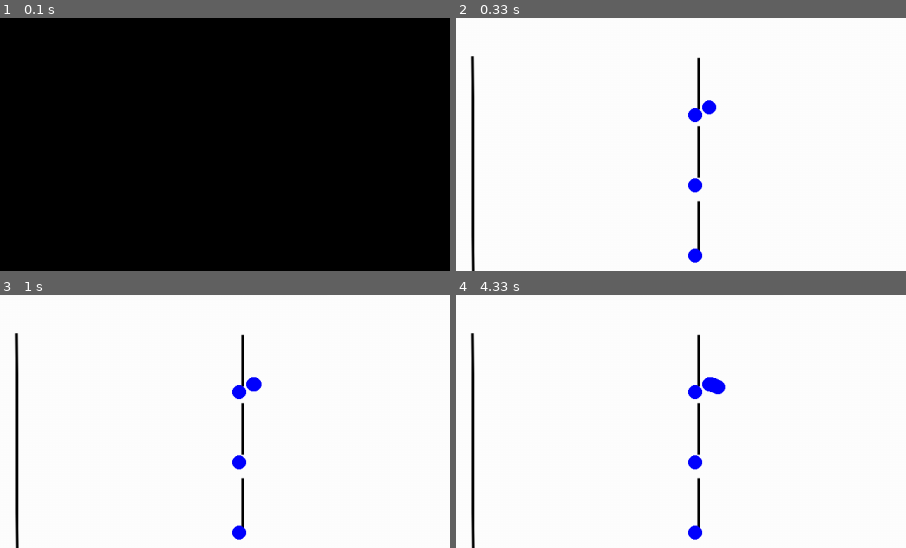
Above: before the commit, frames 1-4 (two rows, left to right).
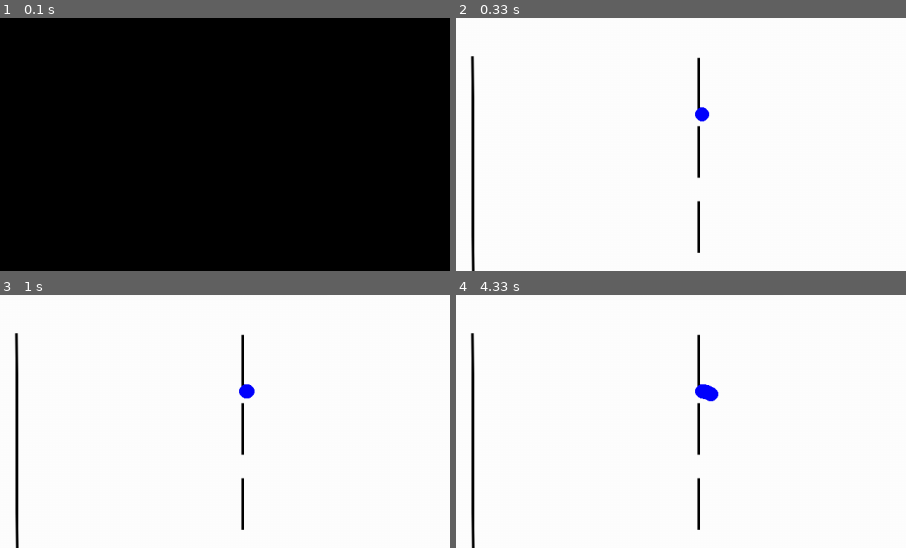
Above: after the commit, the same moments.

Repository: DulceBucio/SimuladorMariotte
Game: pygame game, started from simuladorpygame.py
Two runs of this game, one before a commit and one after it. Both use one fixed random seed, a clock stepped at 60 frames per second and the inputs below.
Inputs:
- Up to frame 1 (0.1 s): no input
- Up to frame 2 (0.33 s): no input
- Up to frame 3 (1 s): no input
- Up to frame 4 (4.33 s): no input
The pictures show only the part of the screen within x 50-100%, y 34-84%; the shares and areas given below are measured in that part.

Frame 1 is identical in both runs. In frame 2, 0.6% of the frame differs, in the area x 51-58%, y 32-97%; in frame 3, 0.6%; in frame 4, 0.8%, in the area x 51-60%, y 32-97%.

Commit message:
no esta jalando me voy a matar

Diff:
--- a/simuladorpygame.py
+++ b/simuladorpygame.py
@@ -7,7 +7,7 @@
 fondo =  transform.scale(image.load("fondo1.jpg"), (1280,720))
 
 def coord(altura, angulo):
-        alturan = 720 - altura
+        alturan = 720 - altura - 10
         theta = math.pi / 4   # Ángulo de lanzamiento (en radianes)
         v0 = 20.0   # Velocidad inicial
         g = 9.81   # Aceleración debido a la gravedad
@@ -33,7 +33,7 @@
 def listarecorrida(puntos_x):
     puntos_n = []
     for i in range (len((puntos_x))):
-          puntonuevo = puntos_x[i] + 980
+          puntonuevo = puntos_x[i] + 970
           puntos_n.append(puntonuevo)
     return puntos_n
 
@@ -58,10 +58,16 @@
     for e in event.get():
         if e.type == QUIT: sys.exit()
     draw.rect(screen, (0,0,255), (399,-120, 312, 100), 3)
-    draw.circle(screen, (0,0,255), (980, 380), 10, 0)
-    draw.circle(screen, (0,0,255), (980, 480), 10, 0)
-    draw.circle(screen, (0,0,255), (980, 580), 10, 0)
-    x1, y1 = coord(380, 0)
+    #draw.circle(screen, (0,0,255), (980, 380), 10, 0)
+    #draw.circle(screen, (0,0,255), (980, 480), 10, 0)
+    #draw.circle(screen, (0,0,255), (980, 580), 10, 0)
+    x1, y1 = coord(380, 75)
     x11 = listarecorrida(x1)
     anim(x11, y1)
+    x2, y2 = coord(480, 60)
+    x22 = listarecorrida(x1)
+    anim(x22, y2)
+    x3, y3 = coord(580, 45)
+    x33 = listarecorrida(x1)
+    anim(x33, y3)
     display.flip()
